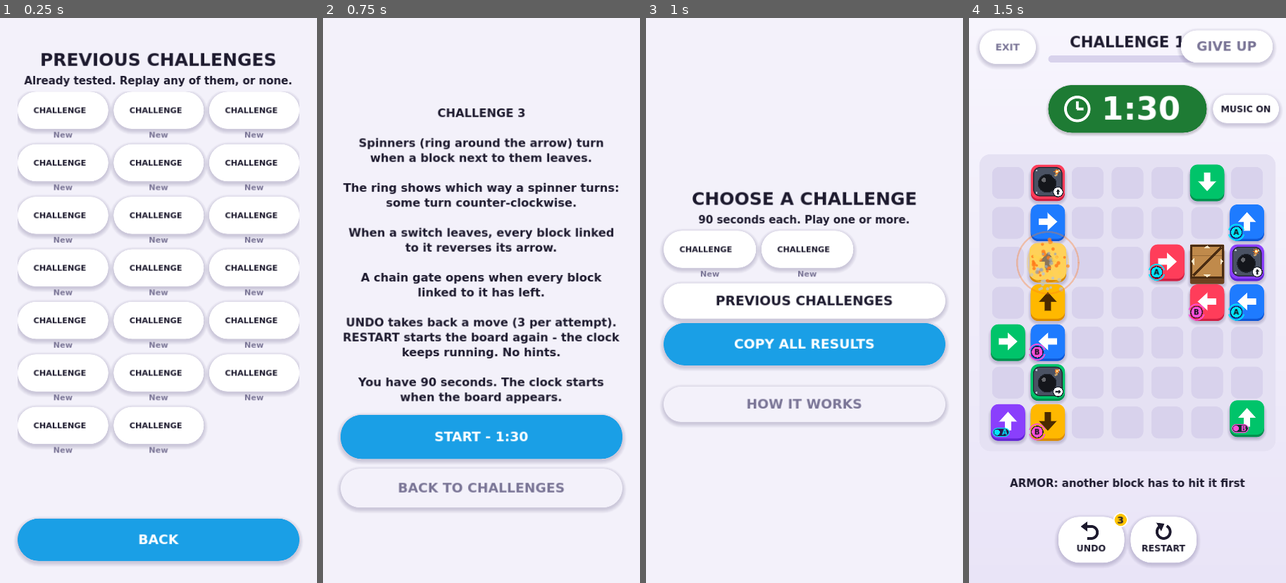
Above: before the commit, frames 1-4 (left to right).
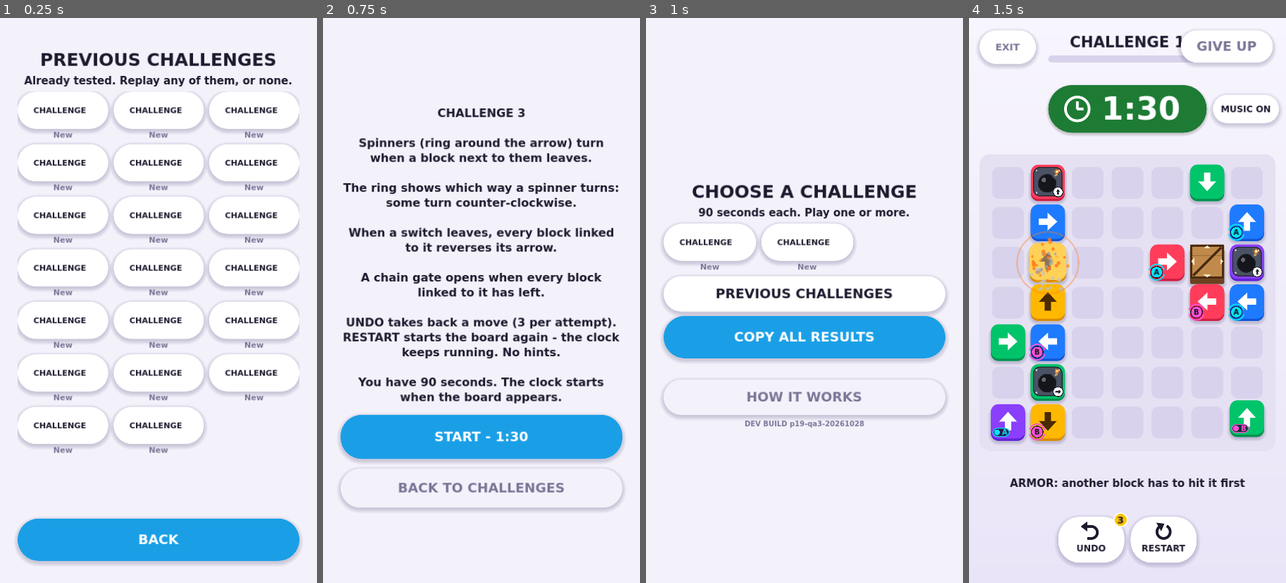
Above: after the commit, the same moments.

Repository: zaknounloay-bot/ChainEscape
Game: Godot game, scene res://tools/Extreme90p19Check.tscn
The game is run twice, just before and just after one commit, with the same random seed, the same clock (stepped at 60 frames per second) and the same inputs. This scene is started directly instead of the project's main scene.
Inputs:
- Up to frame 1 (0.25 s): no input
- Up to frame 2 (0.75 s): click "CHALLENGE 3" at 0.5 s
- Up to frame 3 (1 s): no input
- Up to frame 4 (1.5 s): click "RESTART" at 1.25 s

Frames 1-2 are identical in both runs. In frame 3, 12% of the frame differs, in the area x 5-95%, y 29-73%; in frame 4, nothing differs.

Commit message:
Phase 19 QA3: developer build id on the selection screen
DEV BUILD p19-qa3-20261028 shown small on CHOOSE A CHALLENGE and in the
ce-xb19 export (hub hook build_label(), empty by default). New browser
test: results from the old build survive the update to the new one.

Co-Authored-By: Claude Opus 5.5 <noreply@anthropic.com>
Claude-Session: https://claude.ai/code/session_01PPnN2iQN4xUeMDYHh7WvtN

Diff:
--- a/scripts/social/extreme90_p19.gd
+++ b/scripts/social/extreme90_p19.gd
@@ -20,6 +20,8 @@
 const P19_LS_KEY := "chain_escape_xb19_hub"
 const SELECTION19 := "xb19-v2"  # v2: new boards first (CHALLENGE 1-2), the previous ones after
 const NEW19 := ["N35", "N36"]
+## Developer build identifier (shown small on CHOOSE A CHALLENGE, in the export).
+const BUILD19 := "p19-qa3-20261028"
 
 
 static func p19_requested() -> bool:
@@ -47,6 +49,10 @@
 
 func board_order() -> Array:
 	return selection19()
+
+
+func build_label() -> String:
+	return "DEV BUILD " + BUILD19
 
 
 ## Already tested in earlier phases: the PREVIOUS CHALLENGES screen.
@@ -94,4 +100,5 @@
 		b["boards"][k]["group"] = group19(k)
 		b["boards"][k]["list"] = "previous" if previous_boards().has(k) else "new"
 	b["new"] = new_boards()
+	b["build"] = BUILD19
 	return b
--- a/scripts/social/ta90_prototype.gd
+++ b/scripts/social/ta90_prototype.gd
@@ -141,6 +141,12 @@
 ## Default none: one list, as before.
 func previous_boards() -> Array:
 	return []
+
+
+## A small developer-only build identifier under the selection buttons, so a
+## tester can see which build loaded (default none).
+func build_label() -> String:
+	return ""
 
 
 ## The primary screen's boards: every board not on the previous list.
@@ -443,6 +449,11 @@
 	how.custom_minimum_size = Vector2(0, 68 if cmp else 80)
 	how.pressed.connect(func(): _show(View.WELCOME))
 	s.add_child(how)
+	if build_label() != "":
+		var bid := _label(build_label(), 16, 700)
+		bid.name = "BuildId"
+		bid.add_theme_color_override("font_color", Palette.TEXT_SOFT)
+		s.add_child(bid)
 	_pages[View.SELECT] = s
 	if not prev.is_empty():
 		# PREVIOUS CHALLENGES: already tested; replay any, or none.
@@ -568,7 +579,7 @@
 		"familiarity": state.get("familiarity", ""), "current": state.get("current", ""), "session": state.get("session", ""), "copy_status": _copy_status.text,
 		"content_bottom": snappedf(_pages[view].get_combined_minimum_size().y / vis.y, 0.0001) if view != View.PUZZLE else -1.0,
 		"scroll": [_scrolls[view].scroll_vertical, int(_scrolls[view].get_v_scroll_bar().max_value - _scrolls[view].size.y)] if _scrolls.has(view) else [],
-		"primary": new_boards(), "previous": previous_boards()})
+		"primary": new_boards(), "previous": previous_boards(), "build": build_label()})
 
 
 ## The campaign music bus stays silent while the prototype is open (the
--- a/tools/extreme90p19_check.gd
+++ b/tools/extreme90p19_check.gd
@@ -117,6 +117,9 @@
 		and more != null and vis.encloses(more.get_global_rect()) and vis.encloses(h._copy.get_global_rect()) and vis.encloses(main.find_child("HowItWorks", true, false).get_global_rect()),
 		"CHOOSE A CHALLENGE: ONLY the new boards (CHALLENGE 1-%d = %s, found as the boards not on the previous list), no scrolling; PREVIOUS CHALLENGES, COPY ALL RESULTS and HOW IT WORKS on the iPhone SE screen" % [nn, ", ".join(Extreme90P19.NEW19)])
 	_check(hidden, "no internal group, id or difficulty shown (N23's provisional status stays internal)")
+	var bid: Label = main.find_child("BuildId", true, false)
+	_check(bid != null and bid.text == "DEV BUILD " + Extreme90P19.BUILD19 and vis.encloses(bid.get_global_rect()) and h.bundle()["build"] == Extreme90P19.BUILD19,
+		"the developer build id (%s) shown on CHOOSE A CHALLENGE and in the export" % Extreme90P19.BUILD19)
 	(more as Button).pressed.emit()
 	await _frames(2)
 	var pv: Control = h._pages[Ta90Prototype.View.PREVIOUS]
Not shown, changed: docs/extreme90_phase19.md
Not shown, added: tools/web_extreme90_p19_upgrade_test.mjs
Not shown, changed: tools/web_extreme90_page_test.mjs
